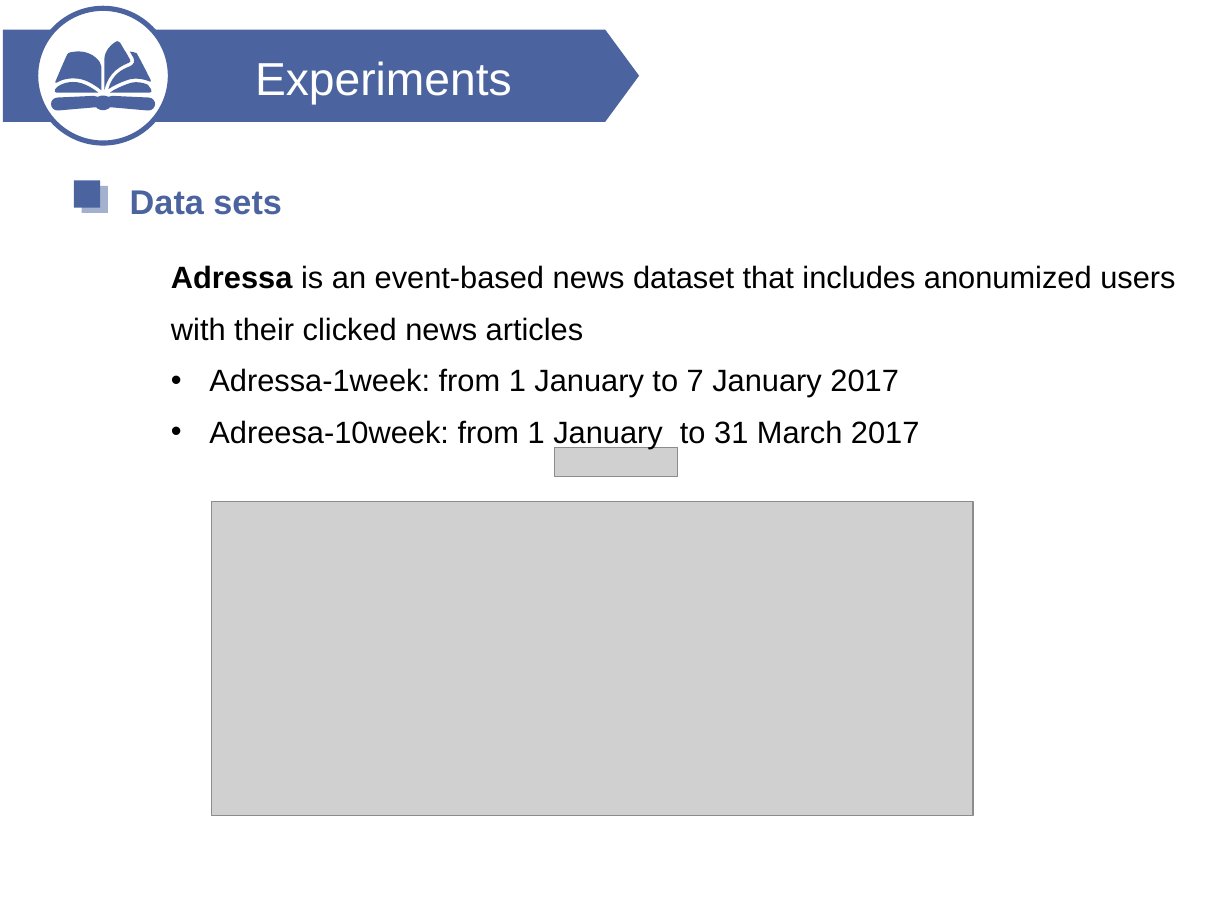
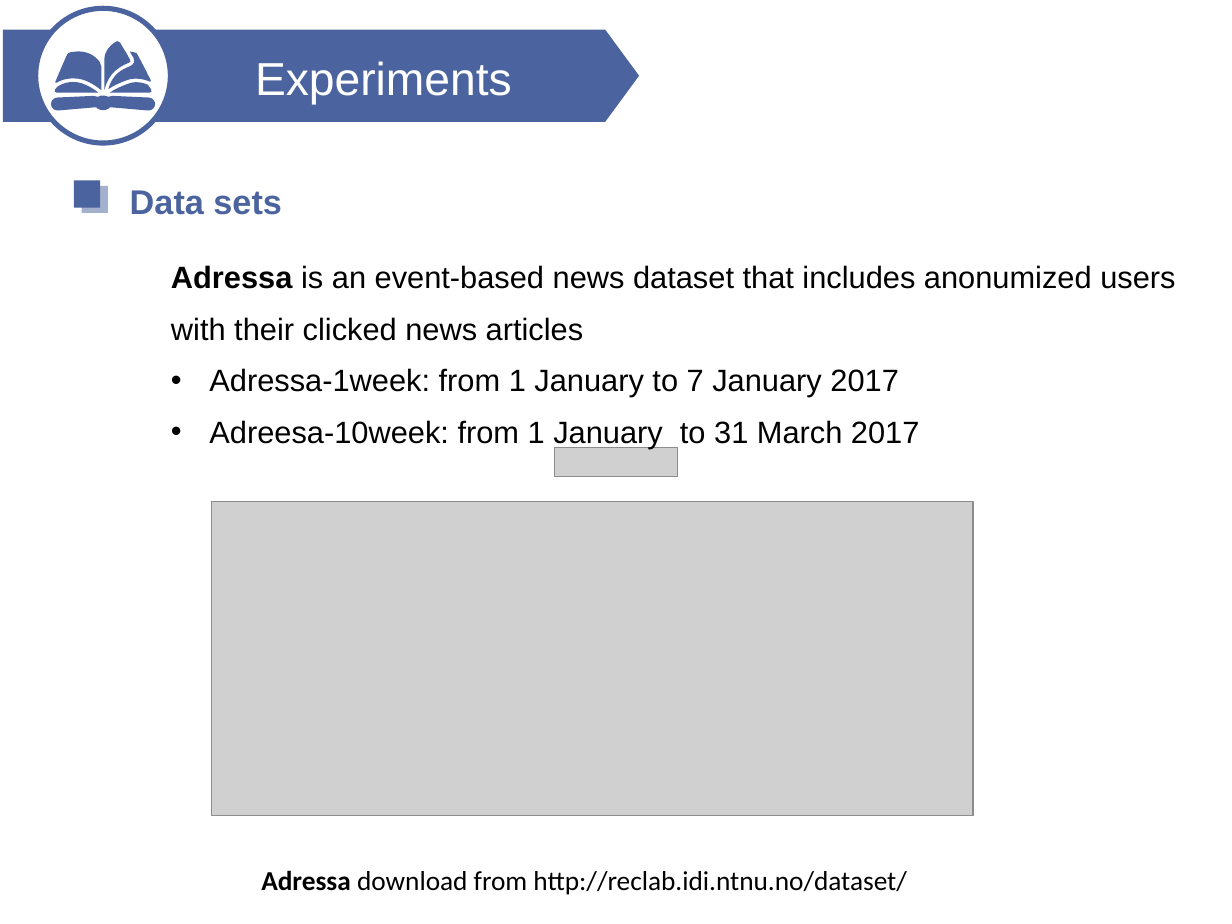
Before and after one commit to ZP1481616577/DAN-for-News-Recommendation, a slide deck: slide 14 of AAAI2018.pptx. Drawn at 1232x924 pixels with LibreOffice and Linux fonts; fonts in the diff are those of the drawing; grey boxes stand for pictures; background and template pictures are left out. Boxes give left, top, right and bottom in pixels: in the first picture for what was removed or moved away, otherwise in the second. Text is boxed around its words. In the diff, an @@ line names an element or a change of style, - is before the commit and + after.

```diff
--- a/AAAI2018.pptx
+++ b/AAAI2018.pptx
@@ text added at (261,870,906,895), 16 pt, text #000000 @@
+Adressa download from http://reclab.idi.ntnu.no/dataset/
```
Also in this commit, not shown: 12 other slides changed.
